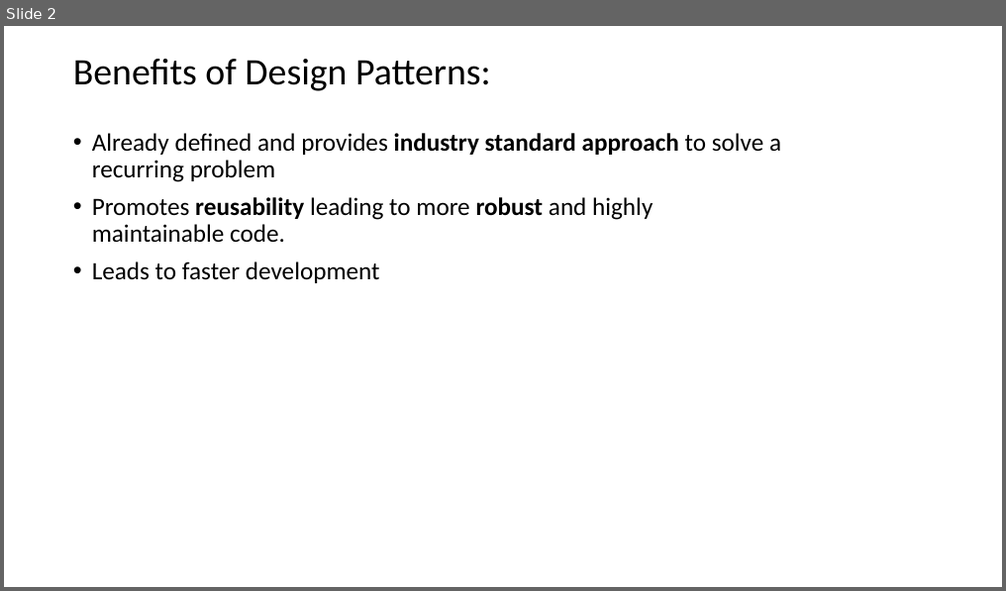
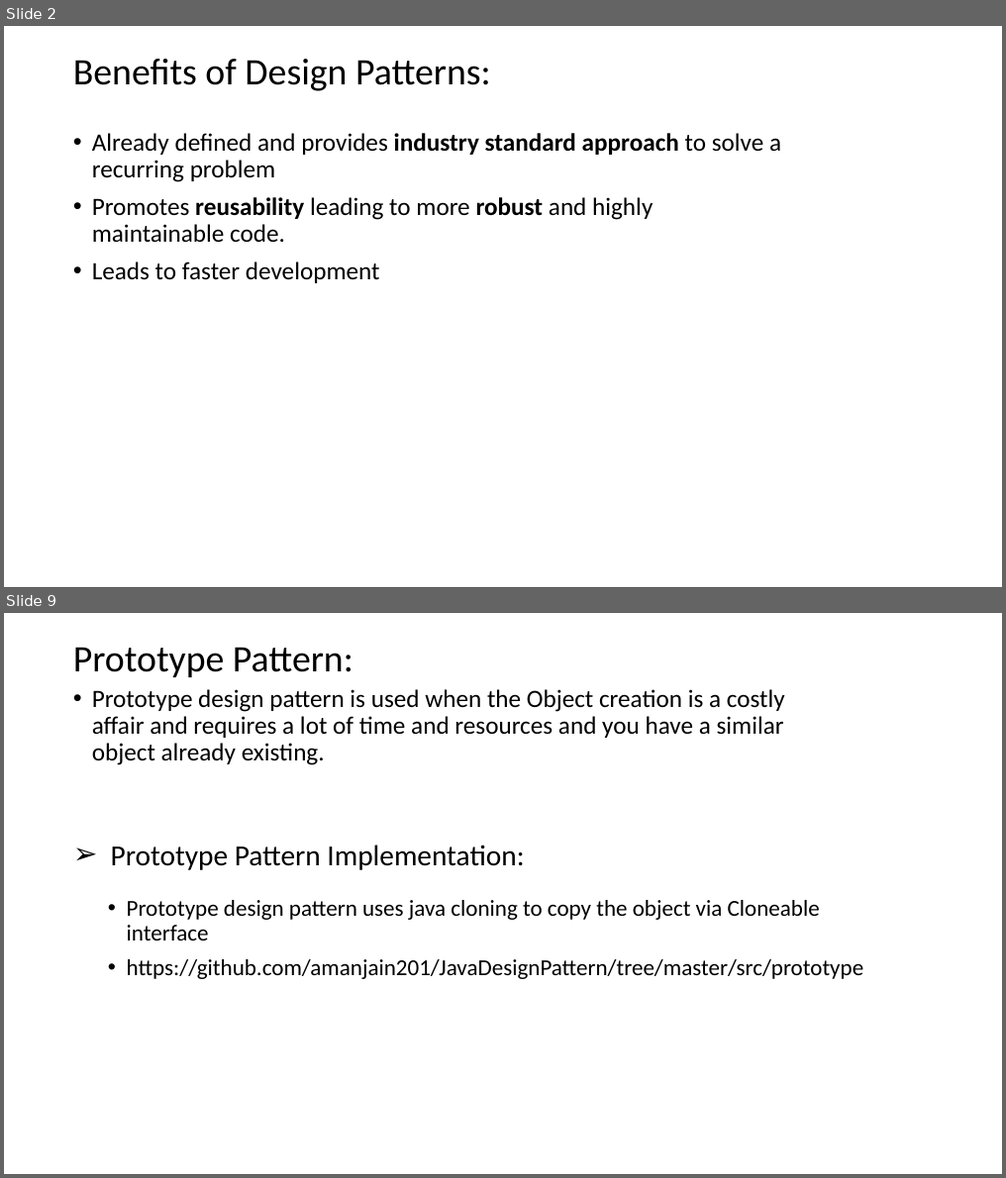
Before and after one commit to amanjain201/JavaDesignPattern, a slide deck: DesignPatterns.pptx. Shown one above the other, each under a label of ours: slide 2 before the commit, slides 2 and 9 after it; the slides between them are not shown. The pictures are 1006x591 and 1006x1178 pixels, drawn with LibreOffice and Linux fonts; fonts in the diff are those of the drawing. Boxes give left, top, right and bottom in pixels: in the first picture for what was removed or moved away, otherwise in the second. Text is boxed around its words. In the diff, an @@ line names an element or a change of style, - is before the commit and + after.

```diff
--- a/DesignPatterns.pptx
+++ b/DesignPatterns.pptx
@@ slide 9 added at (4, 613, 1002, 1174), background #FFFFFF @@
@@ title added at (73, 647, 353, 677), 36 pt, text #000000 @@
+Prototype Pattern:
@@ text added at (92, 689, 785, 765), 24 pt, text #000000 @@
+• Prototype design pattern is used when the Object creation is a costly affair and requires a lot of time and resources and you have a similar object already existing.
@@ text added at (111, 845, 524, 870), 28 pt, text #000000 @@
+➢ Prototype Pattern Implementation:
@@ text added at (127, 900, 864, 979), 22 pt, text #000000 @@
+• Prototype design pattern uses java cloning to copy the object via Cloneable interface
+• https://github.com/amanjain201/JavaDesignPattern/tree/master/src/prototype
```
Also in this commit, not shown: 2 slides changed, 10 other slides added, 1 slide removed, 2 other files.
